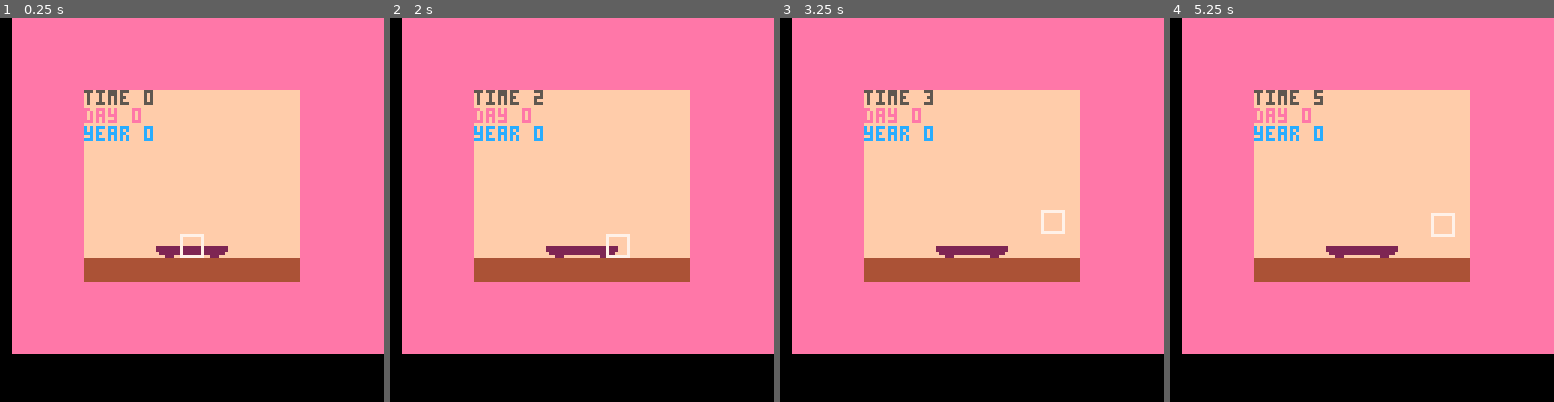
Above: before the commit, frames 1-4 (left to right).
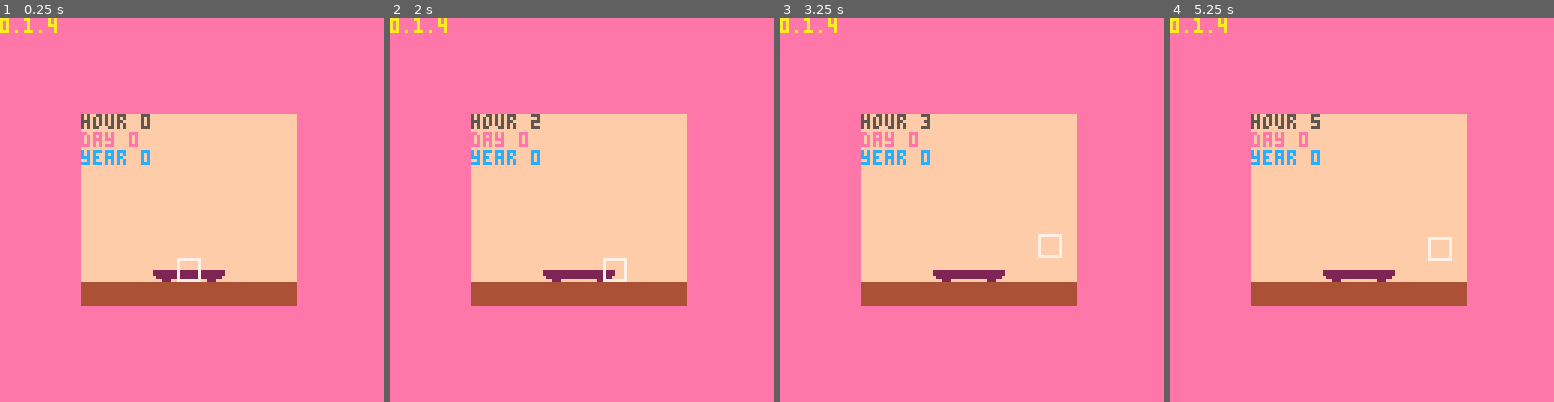
Above: after the commit, the same moments.

Repository: onefinedruid/bit-bonsai
Game: PICO-8 cartridge bitbonsai.p8
Two runs of this game, one before a commit and one after it. Both use one fixed random seed, a clock stepped at 60 frames per second and the inputs below.
Inputs:
- Up to frame 1 (0.25 s): no input
- Up to frame 2 (2 s): tap X (X key) at 0.33, 1.07, 1.85 s; hold Right from 1.6 s (still down)
- Up to frame 3 (3.25 s): release Right at 2.1 s; hold Up 2.15-2.42 s; hold Right 2.47-3.03 s; tap X (X key) at 2.97 s; hold Left from 3.08 s (still down)
- Up to frame 4 (5.25 s): release Left at 3.58 s; hold Down 3.63-3.97 s; hold Right 4.02-4.68 s; tap X (X key) at 4.08, 5.2 s; hold Up 4.73-5.03 s; hold Left from 5.08 s (still down)

The runs differ from the first frame. In frame 1, 28% of the frame differs, in the area x 0-100%, y 0-100%; in frame 2, 28%; in frame 3, 28%; in frame 4, 28%.

Commit message:
v0.1.4 (bug fixes)
- centered full screen color
- selector slide fixed
- trim only shows once
- +

Diff:
--- a/bitbonsai.p8
+++ b/bitbonsai.p8
@@ -10,98 +10,124 @@
 year=0
 date=""
 mapx=17
-rootx=60
-rooty=72
+rootx=59
+rooty=80
 selx=rootx
 sely=rooty
-rootspr=7
-trunkspr=28
-
-
-cls()
+flag1=true
+flag2=true
+root_spr=7
+trunk_spr=28
+
+
+cls(14)
 --eof
 end
 init()
 -->8
 --draw
 function _draw()
-map(mapx,0,4,0,128,128,1)
-print("time "..tostr(hour),28,24,5)
-print("day " ..tostr(day),28,30,14)
-print("year " ..tostr(year),28,36,12)
+map(mapx,0,3,8,128,128,1)
+print("hour "..tostr(hour),27,32,5)
+print("day " ..tostr(day),27,38,14)
+print("year " ..tostr(year),27,44,12)
 palt(6,true)
+
+--version
+print("0.1.4",0,0,10)
+
+
+-- seasons
+	 if day>0 and day<92 then --92
+		  mapx=17 end
+		if day>92 and day<182 then --182
+		  mapx=34 end
+		if day>182 and day<273 then --273
+		  mapx=51 end
+		if day>273 then
+		  mapx=68 end
+
+
+--tree growth
+if day>=5 then
+  spr(root_spr,rootx,rooty)
+  --trim
+  if flag1==true then
+		  if selx==rootx and sely==rooty then
+		    print("trim?",56,32,7) end
+		    if btnp(5) then
+		      if root_spr==7 then
+		        root_spr=23
+		      elseif root_spr==23 then
+		        root_spr=6
+		        flag1=false
+		      end
+		    end
+		 end
+end
+
+if day>=15 then
+  spr(42,rootx,rooty-8)
+  end
+
+if day>=25 then
+  spr(9,rootx,rooty-8)
+  spr(8,rootx-8,rooty-8)
+  spr(10,rootx+8,rooty-8)
+  spr(40,rootx,rooty-16)
+  end
+
+if day>=35 then
+  spr(42,rootx,rooty-16)
+  spr(26,rootx+8,rooty-8)
+  spr(25,rootx,rooty-8)
+  spr(24,rootx-8,rooty-8)
+  end
+
+if day>=45 then
+  spr(12,rootx,rooty-16)
+  spr(27,rootx-8,rooty-8)
+  spr(trunk_spr,rootx,rooty-8)
+  spr(29,rootx+8,rooty-8)
+  --trim
+  if flag2==true then
+		  if selx==rootx and sely==(rooty-8) then
+		    print("trim?",56,32,7)
+		    if btnp(5) then
+		      if trunk_spr==28 then
+		        trunk_spr=44
+		        flag2=false
+		      end
+		    end
+		  end
+		end
+end
+
+if day>=92 then cls(12) end
+if day>=182 then cls(9) end
+if day>=273 then cls(7) end
+
+--cursor
+spr(17,selx,sely)
+if selx<27 then selx=27
+		elseif sely<32  then sely=32
+		end
+if selx>91 then selx=91
+		elseif sely>88 then sely=88
+		end
+if selx==27 and sely<32 then
+  sely=32
+  end
+if selx==91 and sely>88 then
+  sely=88
+  end
+
 
 --debug
 --print(sec, 0, 0, 0)
 --print(nsec, 0, 8, 0)
 --print("x:"..tostr(selx), 0,0,7)
 --print("y:"..tostr(sely), 0,6,7)
-
--- seasons
-	 if day>0 and day<91 then --91
-		  mapx=17 end
-		if day>91 and day<183 then --183
-		  mapx=34 end
-		if day>183 and day<274 then --274
-		  mapx=51 end
-		if day>274 then
-		  mapx=68 end
-
---tree growth
-if day>=5 then
-  spr(rootspr,rootx,rooty)
-  --trim
-  if selx==rootx and sely==rooty then
-    print("trim?",56,32,0)
-    if btnp(5) then
-      if rootspr==7 then rootspr=23
-      elseif rootspr==23 then rootspr=6
-      end
-    end
-  end
-end
-
-if day>=15 then
-  spr(42,rootx,rooty-8)
-  end
-
-if day>=25 then
-  spr(9,rootx,rooty-8)
-  spr(8,rootx-8,rooty-8)
-  spr(10,rootx+8,rooty-8)
-  spr(40,rootx,rooty-16)
-  end
-
-if day>=35 then
-  spr(42,rootx,rooty-16)
-  spr(26,rootx+8,rooty-8)
-  spr(25,rootx,rooty-8)
-  spr(24,rootx-8,rooty-8)
-  end
-
-if day>=45 then
-  spr(12,rootx,rooty-16)
-  spr(27,rootx-8,rooty-8)
-  spr(trunkspr,rootx,rooty-8)
-  spr(29,rootx+8,rooty-8)
-  --trim
-  if selx==rootx and sely==(rooty-8) then
-    print("trim?",56,32,0)
-    if btnp(5) then
-      if trunkspr==28 then trunkspr=44
-      end
-    end
-  end
-end
-
---cursor
-spr(17,selx,sely)
-if selx<28 then selx=28
-		elseif sely<24  then sely=24
-		end
-if selx>92 then selx=92
-		elseif sely>80 then sely=80
-		end
 
 
 --eof
@@ -118,7 +144,7 @@
 		if sec<nsec then
 		  sec=sec+1
 		  hour=hour+1
-		  if hour==24 then
+		  if hour>24 or hour==0 then
 		    day=day+1
 		  end
 		end
@@ -141,22 +167,22 @@
 --0ther functions
 
 __gfx__
-00000000ffffffff44444444fffffffffffffffffffffffffff44fff34344ffffffffffffff44ffffffffffffffffffff333333fffffffff0000000000000000
-00000000ffffffff44444444fffffffffffffffffffffffffff44ffff3444343fffff33ffff44fffffffffffffffffff33333333ffffffff0000000000000000
-00000000ffffffff44444444fffffffffffffffffffffffffff44ffffff4443ffff33343fff44fffffffffffffffffff33333333ffffffff0000000000000000
-00000000ffffffff44444444fffffffffffffffffffffffffff44ffffff44fffff33333344444fffffffffffffffffff33333333ffffffff0000000000000000
-00000000ffffffff444444442222222222222222222222222222222222222222fff3333fff444ffff33fffffffffffff33333333ffffffff0000000000000000
-00000000ffffffff444444442222222222222222222222222222222222222222fffffffffff44fff34333fffffffffff33333333ffffffff0000000000000000
-00000000ffffffff44444444f2222222222222222222222f2222222222222222fffffffffff44444333333ffffffffff33333333ffffffff0000000000000000
-00000000ffffffff44444444fff222ffffffffffff222ffffffffffffffffffffffffffffff444fff3333ffffffffffff334433fffffffff0000000000000000
+00000000ffffffff44444444fffffffffffffffffffffffffff44fff34344ffffffffffffff44ffffffffffff333333ff333333ff333333f0000000000000000
+00000000ffffffff44444444fffffffffffffffffffffffffff44ffff3444343fffff33ffff44fffffffffff3333333333333333333333330000000000000000
+00000000ffffffff44444444fffffffffffffffffffffffffff44ffffff4443ffff33343fff44fffffffffff3333333333333333333333330000000000000000
+00000000ffffffff44444444fffffffffffffffffffffffffff44ffffff44fffff33333344444fffffffffff3333333433333333333333330000000000000000
+00000000ffffffff444444442222222222222222222222222222222222222222fff3333fff444ffff33fffff3333443333333333333433330000000000000000
+00000000ffffffff444444442222222222222222222222222222222222222222fffffffffff44fff34333fff3333333333333333344333330000000000000000
+00000000ffffffff44444444f2222222222222222222222f2222222222222222fffffffffff44444333333ff3333333333333333333333330000000000000000
+00000000ffffffff44444444fff222ffffffffffff222ffffffffffffffffffffffffffffff444fff3333ffff333333ff334433ff333333f0000000000000000
 cccccccc7777777755555556000000000000000000000000fff44ffff4f44ffffffffffffff44ffffffffffff333333ff334433ff333333f0000000000000000
-cccccccc7666666757777770000000000000000000000000fff44fffff444f4ffff333fffff44fffff333fff3333333333333333333333330000000000000000
-cccccccc76666667577c7770000000000000000000000000fff44ffffff444ffff33333ffff44ffff33333ff3333333333333333333333330000000000000000
-cccccccc76666667577cc770000000000000000000000000fff44ffffff44ffff3333443444444443443333f3333333333333333333333330000000000000000
-cccccccc7666666757cccc70000000000000000000000000fff44fff22222222f3333343ff4444ff3433333f3333444333333333344433330000000000000000
-cccccccc76666667577cc770000000000000000000000000fff44fff22222222ff33333fff3333fff33333ff3333334444333344443333330000000000000000
-cccccccc7666666757777770000000000000000000000000fff44fff22222222ffff33fff333333fff33ffff3333333333444433333333330000000000000000
-cccccccc7777777760000000000000000000000000000000fff44fffffffffffffffffffff3333fffffffffff333333ff334433ff333333f0000000000000000
+cccccccc7666666757777770000000000000000000000000fff44fffff444f4ffff333fffff44fffffffffff3333333333333333333333330000000000000000
+cccccccc76666667577c7770000000000000000000000000fff44ffffff444ffff33333ffff44fffffffffff3333333333333333333333330000000000000000
+cccccccc76666667577cc770000000000000000000000000fff44ffffff44ffff333344344444fffff333fff3333333333333333333333330000000000000000
+cccccccc7666666757cccc70000000000000000000000000fff44fff22222222f3333343ff444ffff33333ff3333444333333333344433330000000000000000
+cccccccc76666667577cc770000000000000000000000000fff44fff22222222ff33333fff3333443443333f3333334444333344443333330000000000000000
+cccccccc7666666757777770000000000000000000000000fff44fff22222222ffff33fff333333f3433333f3333333333444433333333330000000000000000
+cccccccc7777777760000000000000000000000000000000fff44fffffffffffffffffffff3333fff33333fff333333ff334433ff333333f0000000000000000
 eeeeeeee77777777555555560000000000000000000000000000000000000000fffffffffff44fff343ff343fffffffff44ff44fffffffff0000000000000000
 eeeeeeee77777777577777700000000000000000000000000000000000000000fffffffffff44ffff344443fffffffffff4444ffffffffff0000000000000000
 eeeeeeee77777777573737700000000000000000000000000000000000000000ffffffff33344ffffff44ffffffffffffff44fffffffffff0000000000000000
@@ -310,10 +336,10 @@
 0101010101010101010000000000002020202020202020202020202020202020201010101010101010101010101010101010303030303030303030303030303030303021212121212121212121212121212121210000000000000000000000000000000000000000000000000000000000000000000000010101010101010101
 0101010101010101010000000000002020202020202020202020202020202020201010101010101010101010101010101010303030303030303030303030303030303021212121212121212121212121212121210000000000000000000000000000000000000000000000000000000000000000000000010101010101010101
 0101010101010101010000000000002020202020202020202020202020202020201010101010101010101010101010101010303030303030303030303030303030303021212121212121212121212121212121210000000000000000000000000000000000000000000000000000000000000000000000010101010101010101
-0101010101010101010000000000002020202020010101010101010101202020201010101001010101010101010110101010303030300101010101010101013030303021212121010101010101010101212121210000000000000000000000000000000000000000000000000000000000000000000000010101010101010101
-010101010c010101010000000000002020202020010101010101010101202020201010101001010101010101010110101010303030300101010101010101013030303021212121010101010101010101212121210000000000000000000000000000000000000000000000000000000000000000000000000000000000000000
-0101011b1c1d0101010000000000002020202020010101010101010101202020201010101001010101010101010110101010303030300101010101010101013030303021212121010101010101010101212121210000000000000000000000000000000000000000000000000000000000000000000000000000000000000000
-0101010307050101010000000000002020202020010101010101010101202020201010101001010101010101010110101010303030300101010101010101013030303021212121010101010101010101212121210000000000000000000000000000000000000000000000000000000000000000000000000000000000000000
+0101010128010101010000000000002020202020010101010101010101202020201010101001010101010101010110101010303030300101010101010101013030303021212121010101010101010101212121210000000000000000000000000000000000000000000000000000000000000000000000010101010101010101
+01010108190a0101010000000000002020202020010101010101010101202020201010101001010101010101010110101010303030300101010101010101013030303021212121010101010101010101212121210000000000000000000000000000000000000000000000000000000000000000000000000000000000000000
+01010118091a0101010000000000002020202020010101010101010101202020201010101001010101010101010110101010303030300101010101010101013030303021212121010101010101010101212121210000000000000000000000000000000000000000000000000000000000000000000000000000000000000000
+0101010306050101010000000000002020202020010101010101010101202020201010101001010101010101010110101010303030300101010101010101013030303021212121010101010101010101212121210000000000000000000000000000000000000000000000000000000000000000000000000000000000000000
 0202020202020202020000000000002020202020010101010101010101202020201010101001010101010101010110101010303030300101010101010101013030303021212121010101010101010101212121210000000000000000000000000000000000000000000000000000000000000000000000000000000000000000
 0000000000000000000000000000002020202020010101010101010101202020201010101001010101010101010110101010303030300101010101010101013030303021212121010101010101010101212121210000000000000000000000000000000000000000000000000000000000000000000000000000000000000000
 0000000000000000000000000000002020202020010101030405010101202020201010101001010103040501010110101010303030300101010304050101013030303021212121010101030405010101212121210000000000000000000000000000000000000000000000000000000000000000000000000000000000000000
Not shown, changed: the thumbnail (__label__) section of bitbonsai.p8
Not shown, changed: bitbonsai.bin/bitbonsai.app/Contents/MacOS/data.pod
Not shown, changed: bitbonsai.bin/bitbonsai.app/Contents/Resources/bitbonsai.icns
Not shown, changed: bitbonsai.bin/bitbonsai_linux.zip
Not shown, changed: bitbonsai.bin/bitbonsai_osx.zip
Not shown, changed: bitbonsai.bin/bitbonsai_raspi.zip
Not shown, changed: bitbonsai.bin/bitbonsai_windows.zip
Not shown, changed: bitbonsai.bin/linux/bitbonsai.png
Not shown, changed: bitbonsai.bin/linux/data.pod
Not shown, changed: bitbonsai.bin/raspi/bitbonsai.png
Not shown, changed: bitbonsai.bin/raspi/data.pod
Not shown, changed: bitbonsai.bin/windows/bitbonsai.exe
(and 3 more such lines)
